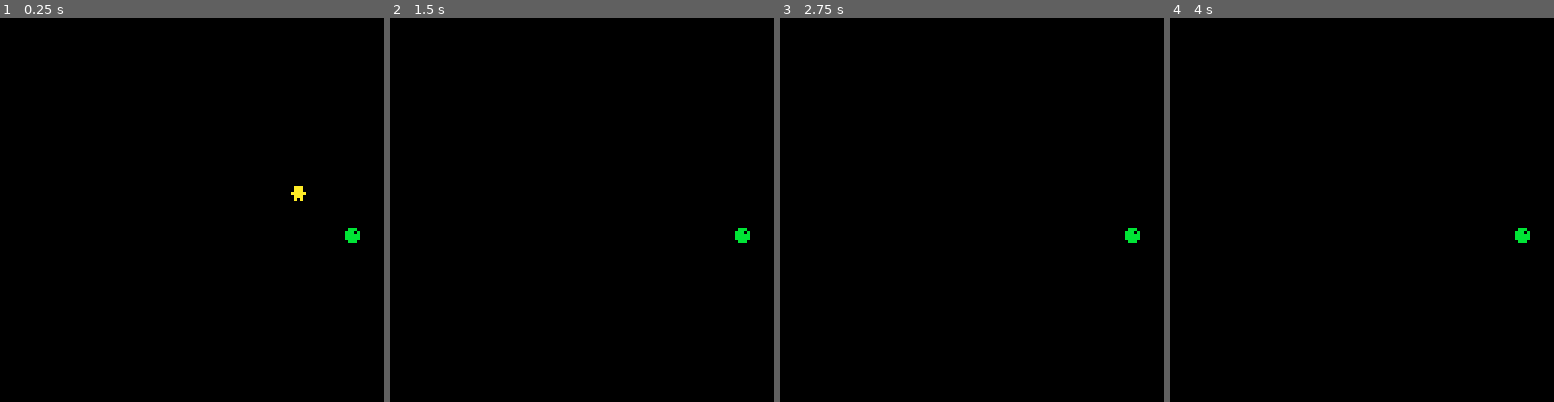
Above: before the commit, frames 1-4 (left to right).
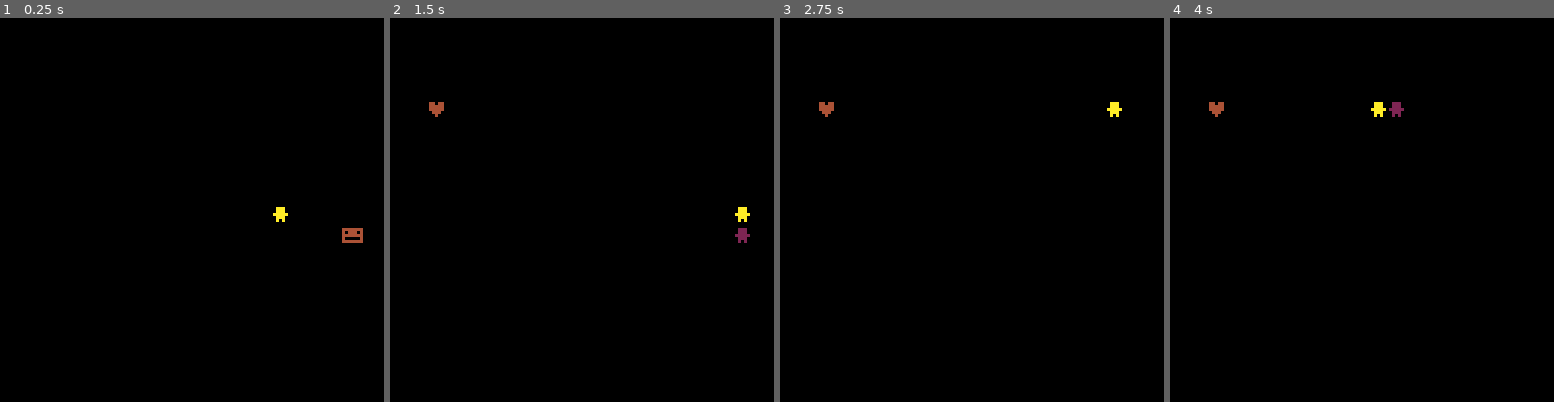
Above: after the commit, the same moments.

Repository: Aeklad/pico8
Game: PICO-8 cartridge snelpi.p8
The game is run twice, just before and just after one commit, with the same random seed, the same clock (stepped at 60 frames per second) and the same inputs.
Inputs:
- Up to frame 1 (0.25 s): no input
- Up to frame 2 (1.5 s): no input
- Up to frame 3 (2.75 s): hold Right 1.6-2.1 s; hold Up 2.15-2.42 s; hold Right from 2.47 s (still down)
- Up to frame 4 (4 s): release Right at 3.03 s; hold Left 3.08-3.58 s; hold Down 3.63-3.97 s

The runs differ from the first frame. In frame 1, 0.4% of the frame differs, in the area x 71-95%, y 43-59%; in frame 2, 0.3%; in frame 3, 0.3%; in frame 4, 0.4%, in the area x 10-94%, y 21-59%.

Commit message:
random fruit

Diff:
--- a/asteroids.p8
+++ b/asteroids.p8
@@ -666,7 +666,8 @@
 end
 
 function fill_hi_score()
-  newname = tostring((chr(initial[1])..chr(initial[2])..chr(initial[3])))
+  --newname = tostring((chr(initial[1])..chr(initial[2])..chr(initial[3])))
+  newname= chr(initial[1],initial[2],initial[3])
   add(names,newname)
   add(scores,score)
   hiscore_list={names,scores}
--- a/snelpi.p8
+++ b/snelpi.p8
@@ -14,7 +14,30 @@
 yo=7
 xr=flr(rnd(21))*xo
 yr=flr(rnd(18))*yo
-
+fr={133,134,135,136,137,138,140,141,143,146,147}
+fruit=1+flr(rnd(#fr-1))
+cl={1,2,3,4,8,9,10,11,12,13,14,15}
+colr=1+flr(rnd(#cl-1))
+function artificialdumness()
+ if x*xo<xr then
+  dx=1
+  dy=0
+ elseif x*xo> xr then
+  dx=-1
+  dy=0
+ else
+  dx=0
+ end
+ if y*yo<yr then
+  dy=1
+  dx=0
+ elseif y*yo>yr then
+  dy=-1
+  dx=0
+ else
+  dy=0
+ end
+end
 function _draw()
  cls()
 
@@ -48,6 +71,8 @@
 if x==xr/xo and y==yr/yo then
    xr=flr(rnd(21))*xo
    yr=flr(rnd(18))*yo
+   fruit=1+flr(rnd(#fr-1))
+   colr=1+flr(rnd(#cl-1))
    l+=1
  end
 
@@ -73,7 +98,8 @@
 
  print("웃",x*xo,y*yo,10)
 
- print("●",xr,yr,11)
+ print(chr(fr[fruit]),xr,yr,cl[colr])
+ artificialdumness()
 
 end
 __gfx__
